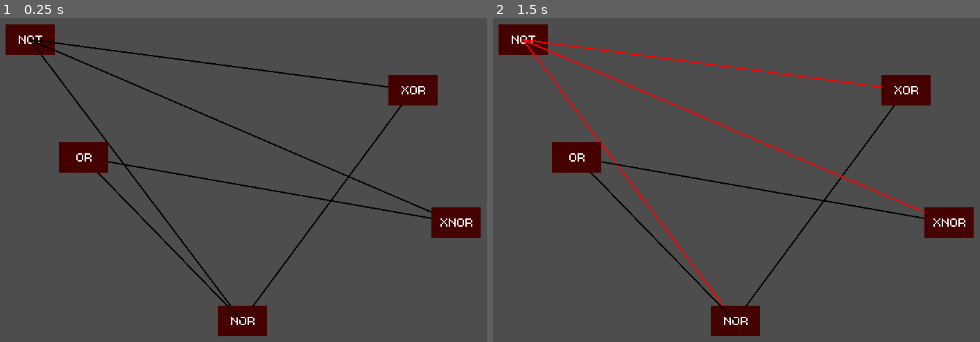
Above: before the commit, frames 1-2 (left to right).
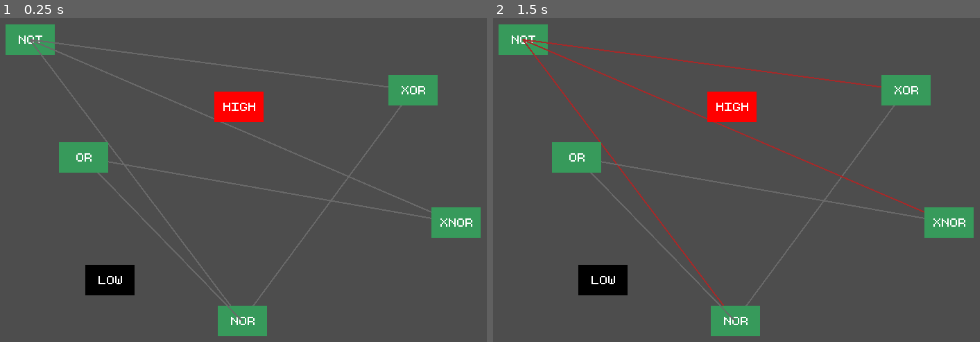
Above: after the commit, the same moments.

Repository: MrPuffyWuff/ants
Game: Godot game, scene res://main/main.tscn
The game is run twice, just before and just after one commit, with the same random seed, the same clock (stepped at 60 frames per second) and the same inputs.
Inputs (mouse positions are in pixels of both pictures, inside the frame that each line leads up to):
- Up to frame 1 (0.25 s): no input
- Up to frame 2 (1.5 s): tap Enter at 0.5 s; move the mouse to (outside the picture) at 0.52 s; hold Right 0.53-1.28 s; tap Space (redraw) at 0.6, 1.25 s; click (outside the picture) at 0.67 s; move the mouse to (731, 261) at 1.27 s; hold Down from 1.28 s (still down); tap Alt at 1.35 s

The runs differ from the first frame. In frame 1, 8.7% of the frame differs, in the area x 1-99%, y 1-99%; in frame 2, 8.7%.

Commit message:
Added High and Low and made more presentable

Diff:
--- a/logic-simulator/gates/gate_component.gd
+++ b/logic-simulator/gates/gate_component.gd
@@ -3,6 +3,10 @@
 @onready var parent : Node2D = get_parent()
 
 func _ready() -> void:
+	if parent.identity.gate_label == "LOW":
+		$ColorRect.color = Color.BLACK
+	elif parent.identity.gate_label == "HIGH":
+		$ColorRect.color = Color.RED
 	$ColorRect/Name.text = parent.identity.gate_label
 	queue_redraw()
 
@@ -12,8 +16,8 @@
 
 func _draw():
 	if parent.input_1 != null:
-		var color = Color.RED if parent.input_1.output == 1 else Color.BLACK
+		var color = Color.BROWN if parent.input_1.output == 1 else Color.DIM_GRAY
 		draw_line(Vector2.ZERO, parent.input_1.global_position - parent.global_position, color, 2.0)
 	if parent.input_2 != null:
-		var color = Color.RED if parent.input_2.output == 1 else Color.BLACK
+		var color = Color.BROWN if parent.input_2.output == 1 else Color.DIM_GRAY
 		draw_line(Vector2.ZERO, parent.input_2.global_position - parent.global_position, color, 2.0)
--- a/logic-simulator/gates/gate_component.tscn
+++ b/logic-simulator/gates/gate_component.tscn
@@ -18,7 +18,7 @@
 offset_bottom = 22.25
 grow_horizontal = 2
 grow_vertical = 2
-color = Color(0.27, 0, 0, 1)
+color = Color(0.21568628, 0.6039216, 0.35686275, 1)
 
 [node name="Name" type="Label" parent="ColorRect" unique_id=760335161]
 layout_mode = 1
--- /dev/null
+++ b/logic-simulator/gates/power_syms/ground_node.gd
@@ -0,0 +1,22 @@
+extends Node2D
+
+@export var identity : Identity
+
+@export var input_1 : Node2D
+@export var input_2 : Node2D
+
+var output : int = 0
+
+# Called when the node enters the scene tree for the first time.
+func _ready() -> void:
+	pass # Replace with function body.
+
+
+# Called every frame. 'delta' is the elapsed time since the previous frame.
+func _process(delta: float) -> void:
+	set_output()
+
+func set_output():
+	var in_1_val : int = input_1.output if input_1 != null else 0
+	var in_2_val : int = input_2.output if input_2 != null else 0
+	output = identity.truth_table[Vector2i(in_1_val, in_2_val)]
--- /dev/null
+++ b/logic-simulator/gates/power_syms/ground_node.tscn
@@ -0,0 +1,20 @@
+[gd_scene format=3 uid="uid://0geuj3te5rbl"]
+
+[ext_resource type="Script" uid="uid://rgios8555agb" path="res://gates/power_syms/ground_node.gd" id="1_56bd6"]
+[ext_resource type="Script" uid="uid://buf8tp4wdejta" path="res://gates/identity.gd" id="2_qsppv"]
+[ext_resource type="PackedScene" uid="uid://br3u3jtidydwn" path="res://gates/gate_component.tscn" id="2_t233x"]
+
+[sub_resource type="Resource" id="Resource_hxop0"]
+script = ExtResource("2_qsppv")
+gate_label = "LOW"
+truth_table = Dictionary[Vector2i, int]({
+Vector2i(0, 0): 0,
+Vector2i(1, 0): 0
+})
+metadata/_custom_type_script = "uid://buf8tp4wdejta"
+
+[node name="GroundNode" type="Node2D" unique_id=1728609067]
+script = ExtResource("1_56bd6")
+identity = SubResource("Resource_hxop0")
+
+[node name="GateComponent" parent="." unique_id=1591935800 instance=ExtResource("2_t233x")]
--- /dev/null
+++ b/logic-simulator/gates/power_syms/power_node.gd
@@ -0,0 +1,22 @@
+extends Node2D
+
+@export var identity : Identity
+
+@export var input_1 : Node2D
+@export var input_2 : Node2D
+
+var output : int = 0
+
+# Called when the node enters the scene tree for the first time.
+func _ready() -> void:
+	pass # Replace with function body.
+
+
+# Called every frame. 'delta' is the elapsed time since the previous frame.
+func _process(delta: float) -> void:
+	set_output()
+
+func set_output():
+	var in_1_val : int = input_1.output if input_1 != null else 0
+	var in_2_val : int = input_2.output if input_2 != null else 0
+	output = identity.truth_table[Vector2i(in_1_val, in_2_val)]
--- /dev/null
+++ b/logic-simulator/gates/power_syms/power_node.tscn
@@ -0,0 +1,20 @@
+[gd_scene format=3 uid="uid://ccr4uy3u3ugs1"]
+
+[ext_resource type="Script" uid="uid://dyu8q4bj5hp4t" path="res://gates/power_syms/power_node.gd" id="1_p13m2"]
+[ext_resource type="Script" uid="uid://buf8tp4wdejta" path="res://gates/identity.gd" id="2_p2tih"]
+[ext_resource type="PackedScene" uid="uid://br3u3jtidydwn" path="res://gates/gate_component.tscn" id="3_4rne1"]
+
+[sub_resource type="Resource" id="Resource_lnecs"]
+script = ExtResource("2_p2tih")
+gate_label = "HIGH"
+truth_table = Dictionary[Vector2i, int]({
+Vector2i(0, 0): 1,
+Vector2i(1, 0): 1
+})
+metadata/_custom_type_script = "uid://buf8tp4wdejta"
+
+[node name="PowerNode" type="Node2D" unique_id=1072166286]
+script = ExtResource("1_p13m2")
+identity = SubResource("Resource_lnecs")
+
+[node name="GateComponent" parent="." unique_id=1591935800 instance=ExtResource("3_4rne1")]
--- a/logic-simulator/main/main.tscn
+++ b/logic-simulator/main/main.tscn
@@ -5,6 +5,8 @@
 [ext_resource type="PackedScene" uid="uid://cjhqdwvigtynm" path="res://gates/nor/nor_gate.tscn" id="3_kfbq2"]
 [ext_resource type="PackedScene" uid="uid://dlvg1subgyghu" path="res://gates/or/or_gate.tscn" id="4_4dugh"]
 [ext_resource type="PackedScene" uid="uid://byoyllbmhibda" path="res://gates/xnor/xnor_gate.tscn" id="5_67ri8"]
+[ext_resource type="PackedScene" uid="uid://0geuj3te5rbl" path="res://gates/power_syms/ground_node.tscn" id="6_4dugh"]
+[ext_resource type="PackedScene" uid="uid://ccr4uy3u3ugs1" path="res://gates/power_syms/power_node.tscn" id="6_kfbq2"]
 
 [node name="Main" type="Node2D" unique_id=1819218994]
 
@@ -30,3 +32,9 @@
 position = Vector2(657, 301)
 input_1 = NodePath(".")
 input_2 = NodePath("../NotGate")
+
+[node name="GroundNode" parent="." unique_id=1728609067 instance=ExtResource("6_4dugh")]
+position = Vector2(158, 384)
+
+[node name="PowerNode" parent="." unique_id=1072166286 instance=ExtResource("6_kfbq2")]
+position = Vector2(344, 134)
Not shown, added: logic-simulator/gates/power_syms/ground_node.gd.uid
Not shown, added: logic-simulator/gates/power_syms/power_node.gd.uid
